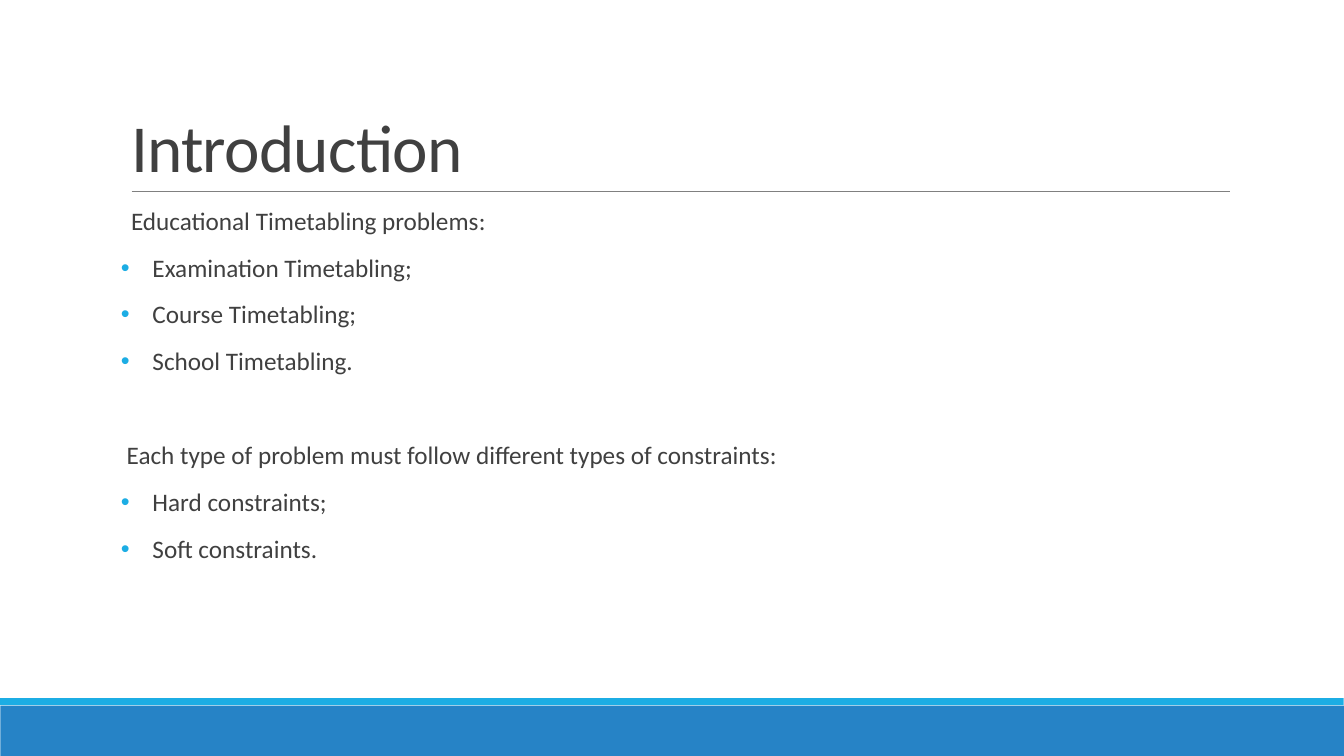
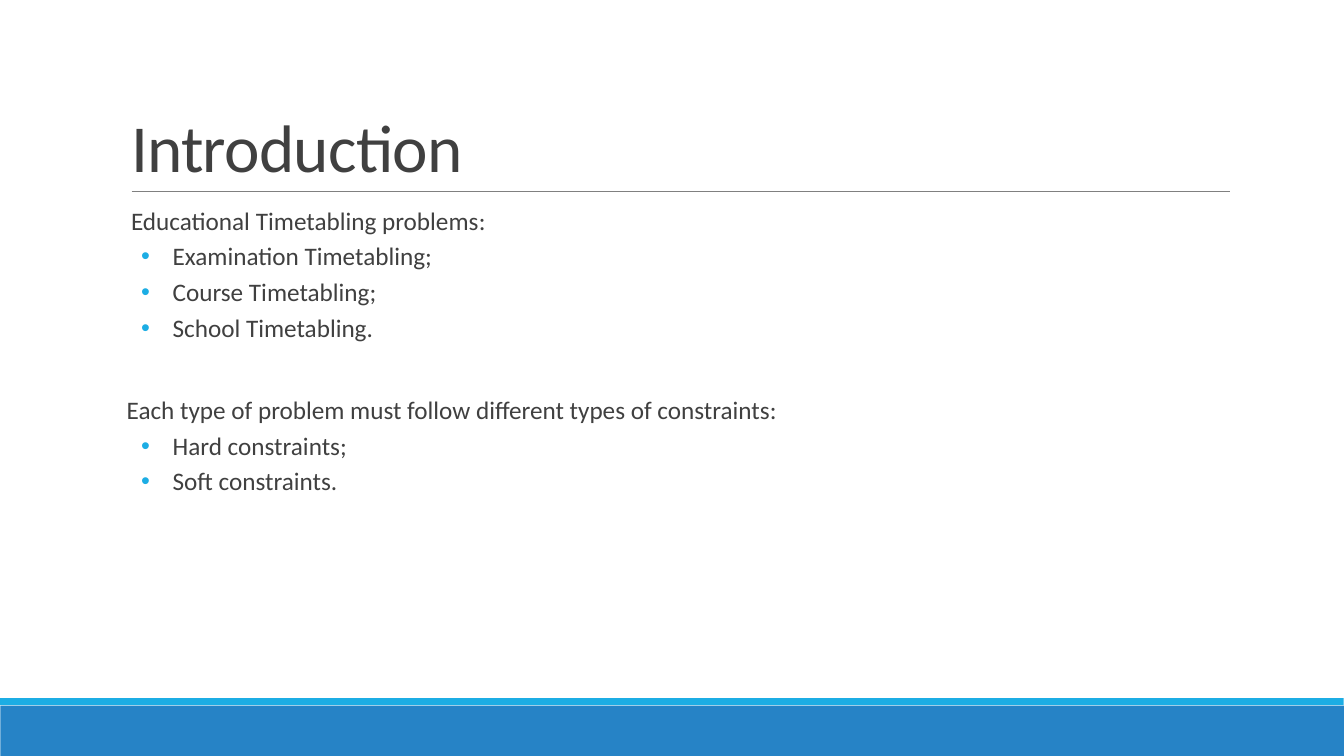
Before and after one commit to devilsdante/isel-examtimetabling-2014-2015, a slide deck: slide 3 of doc/Apresentação Oral/Examination Timetabling Automation using Hybrid Meta-heuristics.pptx. Drawn at 1344x756 pixels with LibreOffice and Linux fonts; fonts in the diff are those of the drawing. Boxes give left, top, right and bottom in pixels: in the first picture for what was removed or moved away, otherwise in the second. Text is boxed around its words. In the diff, an @@ line names an element or a change of style, - is before the commit and + after.

```diff
--- a/doc/Apresentação Oral/Examination Timetabling Automation using Hybrid Meta-heuristics.pptx
+++ b/doc/Apresentação Oral/Examination Timetabling Automation using Hybrid Meta-heuristics.pptx
@@ text "Educational Timetabling problems:" at (127, 212, 776, 490): less space between paragraphs; list level 2 to 3 in "Examination Timetabling;"; list level 2 to 3 in "Course Timetabling;"; list level 2 to 3 in "School Timetabling."; list level 2 to 3 in "Hard constraints;"; list level 2 to 3 in "Soft constraints." @@
```
Also in this commit, not shown: 4 other slides changed, 8 slides added, 2 other files.
